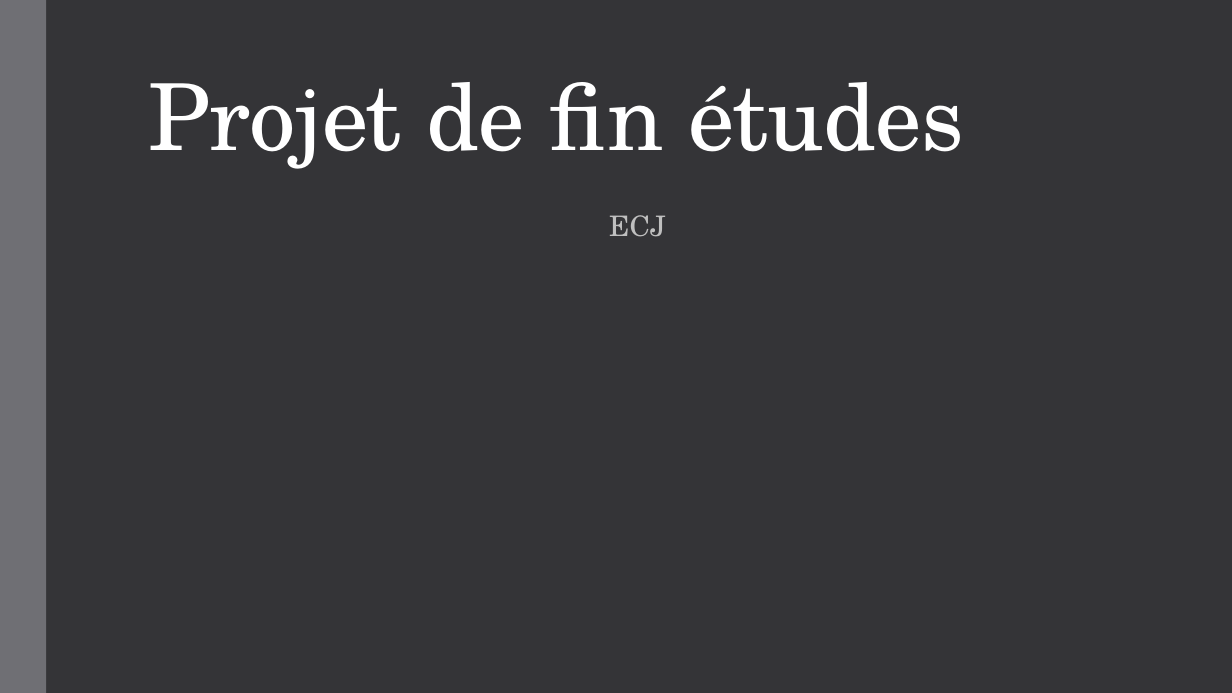
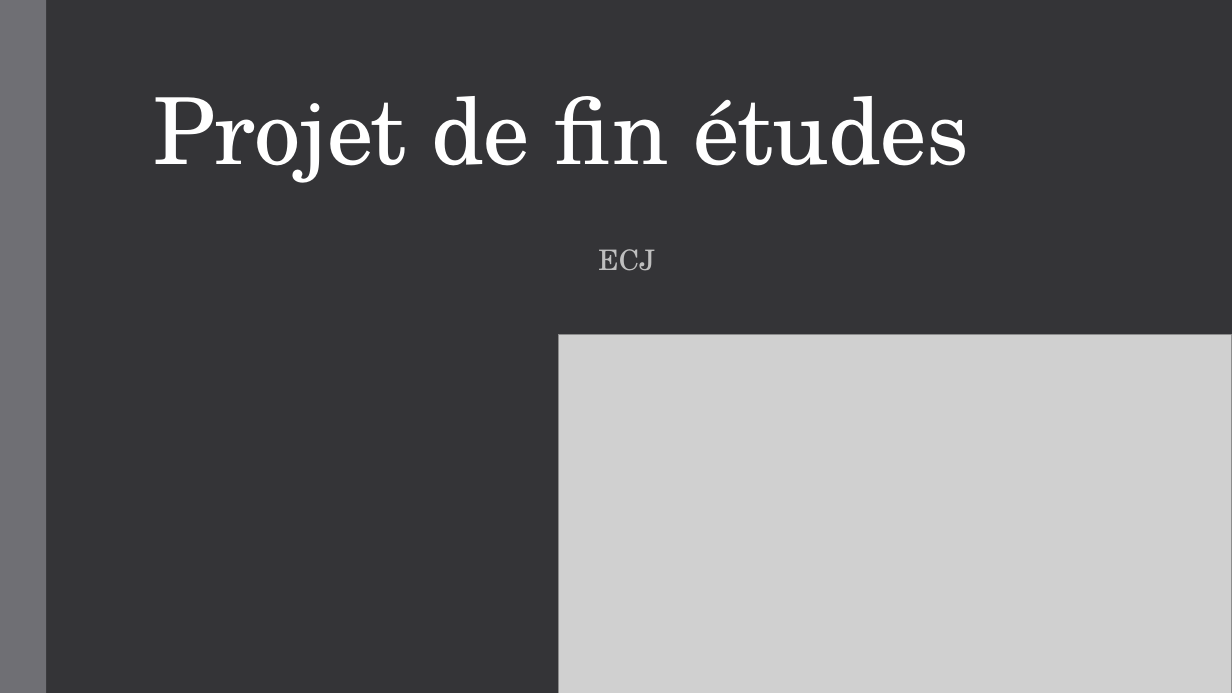
Before and after one commit to qwertyuu/Projet_fin_etudes_2016-2017, a slide deck: slide 1 of Gestion de projet/Présentations/PowerPoint.pptx. Drawn at 1232x693 pixels with LibreOffice and Linux fonts; fonts in the diff are those of the drawing; grey boxes stand for pictures. Boxes give left, top, right and bottom in pixels: in the first picture for what was removed or moved away, otherwise in the second. Text is boxed around its words. In the diff, an @@ line names an element or a change of style, - is before the commit and + after.

```diff
--- a/Gestion de projet/Présentations/PowerPoint.pptx
+++ b/Gestion de projet/Présentations/PowerPoint.pptx
@@ title "Projet de fin études" moved from (x1=148, y1=82, x2=964, y2=169) to (x1=153, y1=96, x2=969, y2=183) @@
@@ subtitle "ECJ" moved from (x1=609, y1=215, x2=666, y2=237) to (x1=598, y1=249, x2=655, y2=271) @@
@@ picture added at (x1=558, y1=335, x2=1232, y2=693) @@
```
Also in this commit, not shown: 1 other slide changed, 16 slides added, 2 slides removed, 4 other files.
